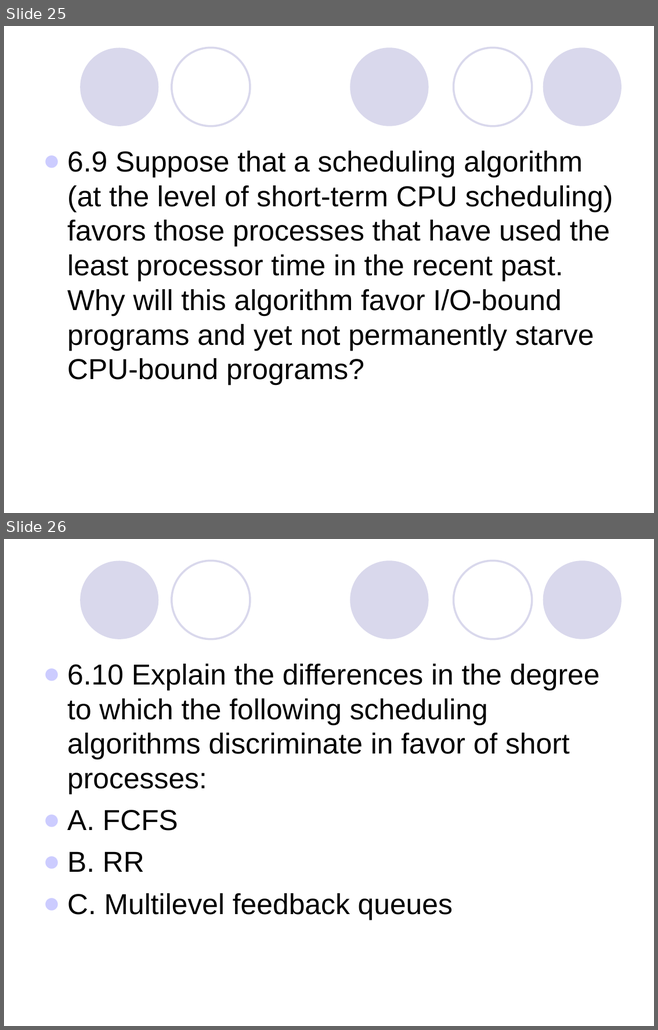
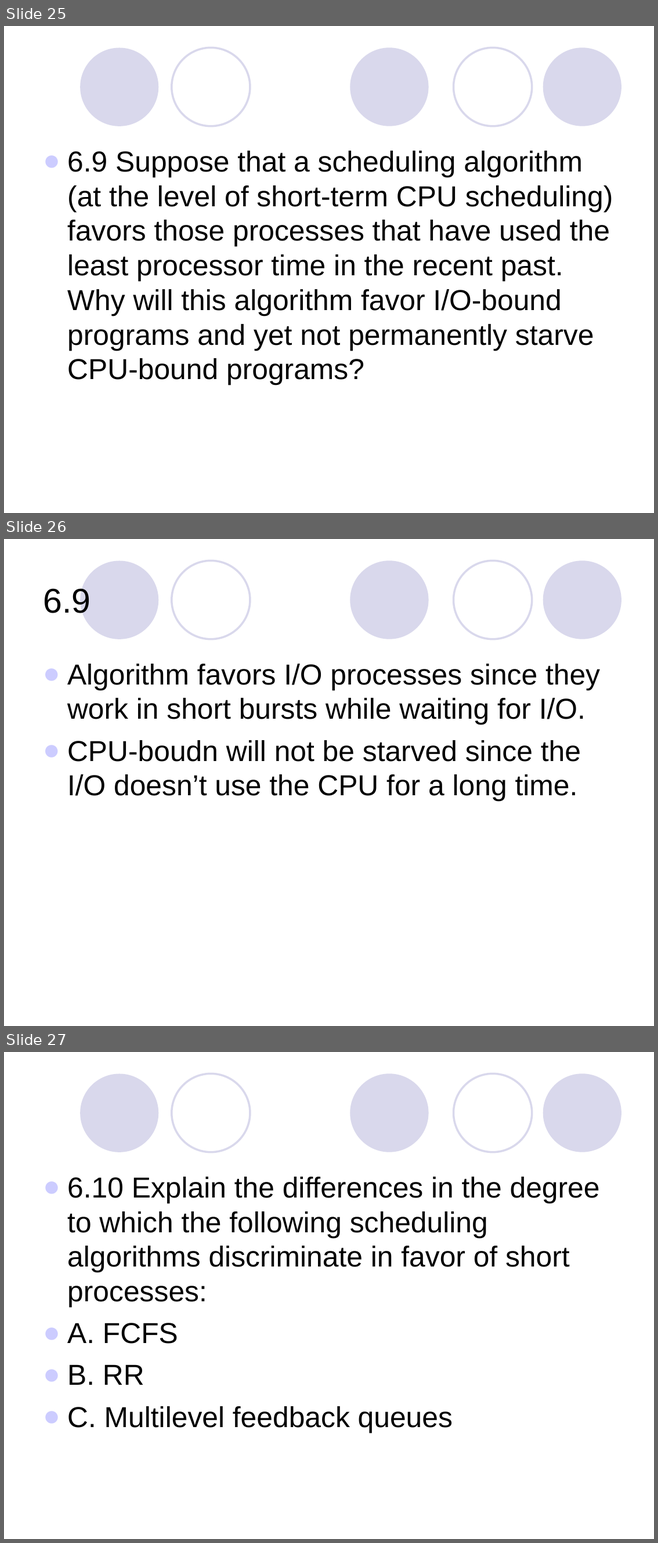
Before and after one commit to martip23/OperatingSystemNotes, a slide deck: Questions/chap6.ppt. Shown one above the other, each under a label of ours: slides 25 and 26 before the commit, slides 25, 26 and 27 after it. The pictures are 658x1030 and 658x1543 pixels, drawn with LibreOffice and Linux fonts; fonts in the diff are those of the drawing. Boxes give left, top, right and bottom in pixels: in the first picture for what was removed or moved away, otherwise in the second. Text is boxed around its words. In the diff, an @@ line names an element or a change of style, - is before the commit and + after.

```diff
--- a/Questions/chap6.ppt
+++ b/Questions/chap6.ppt
@@ slide 26 added at [4, 539, 654, 1026], background #FFFFFF; not listed: 5 template elements that a slide beside it also shows @@
@@ title added at [43, 588, 90, 613], 38 pt, text #000000 @@
+6.9
@@ text added at [67, 664, 600, 802], 32 pt, text #000000 @@
+● Algorithm favors I/O processes since they work in short bursts while waiting for I/O.
+● CPU-boudn will not be starved since the I/O doesn’t use the CPU for a long time.
@@ what was slide 26 is now slide 27 @@
```
Also in this commit, not shown: 1 other slide added, 5 other files.
